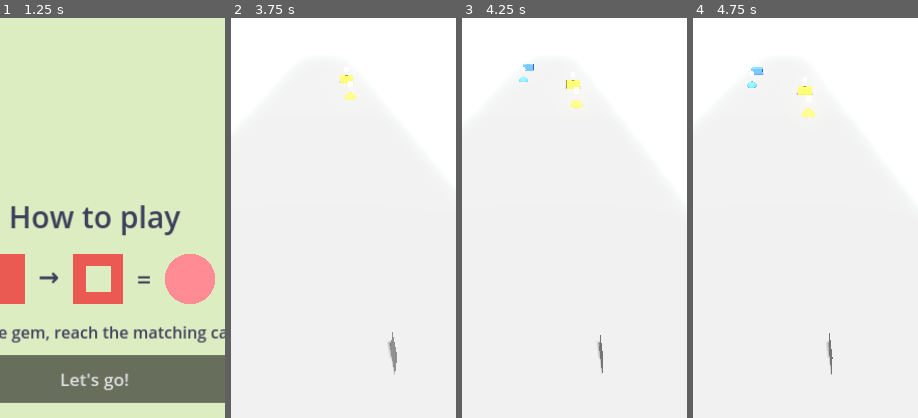
Above: before the commit, frames 1-4 (left to right).
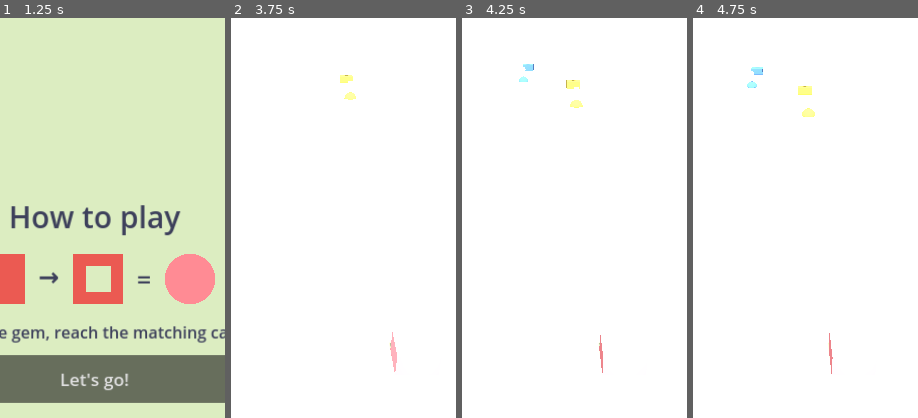
Above: after the commit, the same moments.

Repository: Wrexist/Runner
Game: Godot game, scene res://scenes/Main.tscn
Two runs of this game, one before a commit and one after it. Both use one fixed random seed, a clock stepped at 60 frames per second and the inputs below.
Inputs (mouse positions are % of the whole screen's width and height, from its top left):
- Up to frame 1 (1.25 s): click "Play" at 0.5 s
- Up to frame 2 (3.75 s): click "Let's go!" at 1.25 s; click "II" at 2 s; click "Resume" at 2.75 s; tap Enter at 3.5 s; move the mouse to (72, 45) at 3.52 s; hold Right from 3.53 s (still down); click (72, 45) at 3.67 s
- Up to frame 3 (4.25 s): keep holding Right
- Up to frame 4 (4.75 s): release Right at 4.25 s; drag from (30, 55) to (45, 70) at 4.27 s
The pictures show only the part of the screen within x 29-79%, y 15-65%; the shares and areas given below are measured in that part.

Frame 1 is identical in both runs. In frame 2, 0.2% of the frame differs, in the area x 48-74%, y 14-90%; in frame 3, 0.2%; in frame 4, 0.2%.

Commit message:
feat: runtime theme-art loading + charming procedural placeholders
Add core/ThemeModels.gd: a fail-soft loader so dropping a CC0 .glb/.png at a
theme.json asset path "just works" at runtime with no scene edits — closing the
old manual mesh-swap step in Phase 2. Missing art degrades to procedural
placeholders so the game is fun to play with zero downloads.

Wired:
- Player loads player_model (else keeps the placeholder, now tinted a friendly
  themed base color instead of a blank white box; carry shown via the badge).
- Gems/cages load gem_model/cage_model, tinted to the match color (mechanic-
  critical), keeping the color-blind shape badge.
- Trail conga line and the Album show each rescued critter in its own stable,
  distinct color (or real model) — a varied rainbow of friends, not clones.
- SkyRig textures the ground from the theme, or a soft themed color (no more
  stark white slab).

Tests: _test_theme_models (empty/absent paths → null fail-soft; deterministic,
distinct per-critter colors; procedural fallback builds a Node3D). Docs updated
(LAUNCH_PLAN Phase 2 step now automatic, core/themes CLAUDE.md, README, HANDOFF,
CHANGELOG). TESTS: ALL PASS; clean import + boot.

Diff:
--- a/core/Collectible.gd
+++ b/core/Collectible.gd
@@ -23,16 +23,29 @@
 	_apply_color()
 
 func _apply_color() -> void:
-	var mesh := get_node_or_null("MeshInstance3D") as MeshInstance3D
-	if mesh == null:
-		return
-	var mat := StandardMaterial3D.new()
-	mat.albedo_color = _color_from_name(color_name)
+	var col := _color_from_name(color_name)
 	# Cages read as hollow/hazard; gems read as bright/inviting.
 	if kind == "cage":
-		mat.albedo_color = mat.albedo_color.darkened(0.15)
-	mesh.material_override = mat
+		col = col.darkened(0.15)
+	# Prefer the theme's gem/cage model (tinted to the color so the match mechanic
+	# stays legible); fall back to the placeholder primitive. Fail-soft.
+	var model := ThemeModels.instance(ThemeManager.asset("%s_model" % kind))
+	if model:
+		add_child(model)
+		ThemeModels.tint(model, col)
+		var placeholder := get_node_or_null("MeshInstance3D") as MeshInstance3D
+		if placeholder:
+			placeholder.visible = false
+	else:
+		var mesh := get_node_or_null("MeshInstance3D") as MeshInstance3D
+		if mesh:
+			mesh.material_override = _solid(col)
 	_add_symbol_badge()
+
+func _solid(c: Color) -> StandardMaterial3D:
+	var mat := StandardMaterial3D.new()
+	mat.albedo_color = c
+	return mat
 
 ## A white shape floating above the item so the color is also readable as a
 ## SHAPE (color-blind accessibility — see Shapes.gd).
--- a/core/Player.gd
+++ b/core/Player.gd
@@ -17,6 +17,10 @@
 var _swiped_this_touch: bool = false
 const SWIPE_THRESHOLD := 40.0          # pixels before a drag counts as a swipe
 
+## The theme's player model, if one is present (else we keep the placeholder box
+## and tint it by the carried color). Loaded fail-soft via ThemeModels.
+var _model: Node3D = null
+
 # Breadcrumb of recent positions so the rescue Trail can snake behind us.
 var _history: Array[Vector3] = []
 const HISTORY_MAX := 240
@@ -28,8 +32,24 @@
 	current_lane = lanes_count / 2       # integer center lane
 	_target_x = _lane_to_x(current_lane)
 	position.x = _target_x
+	_load_theme_model()
+	_update_carry_visual()   # show the friendly base color immediately on the menu
 	GameCore.run_started.connect(_on_run_started)
 	GameCore.returned_to_menu.connect(_on_run_started)
+
+## Swap in the theme's player model if it exists; otherwise the placeholder box
+## stays (and gets tinted by the carried color). Fail-soft.
+func _load_theme_model() -> void:
+	_model = ThemeModels.instance(ThemeManager.asset("player_model"))
+	if _model:
+		add_child(_model)
+		var placeholder := get_node_or_null("MeshInstance3D") as MeshInstance3D
+		if placeholder:
+			placeholder.visible = false
+
+## The node to lean on a turn: the real model if present, else the placeholder.
+func _body() -> Node3D:
+	return _model if _model else get_node_or_null("MeshInstance3D") as Node3D
 
 func _on_run_started() -> void:
 	current_lane = lanes_count / 2
@@ -52,7 +72,7 @@
 func _lean(dir: int) -> void:
 	if bool(SaveManager.settings.get("reduce_motion", false)):
 		return
-	var mesh := get_node_or_null("MeshInstance3D") as Node3D
+	var mesh := _body()
 	if mesh == null:
 		return
 	var t := create_tween().set_trans(Tween.TRANS_SINE)
@@ -113,13 +133,17 @@
 ## Show what color/shape the player is carrying — without this the core decision
 ## ("do I have the right color for the cage ahead?") is invisible and unmakeable.
 func _update_carry_visual() -> void:
-	var mesh := get_node_or_null("MeshInstance3D") as MeshInstance3D
-	if mesh:
-		if carried_color == "":
-			mesh.material_override = null
-		else:
+	# With a real model we leave its own materials alone and show the carried
+	# color via the floating badge only (tinting a whole fox green looks wrong).
+	# With the placeholder box, tint the body itself so the carry reads clearly.
+	if _model == null:
+		var mesh := get_node_or_null("MeshInstance3D") as MeshInstance3D
+		if mesh:
 			var mat := StandardMaterial3D.new()
-			mat.albedo_color = ThemeManager.gem_color(carried_color)
+			# Carried color while prepared; a friendly themed base color otherwise
+			# (so the placeholder reads as a character, not a blank white box).
+			mat.albedo_color = ThemeManager.gem_color(carried_color) if carried_color != "" \
+				else ThemeManager.color("accent", Color(0.95, 0.6, 0.62))
 			mesh.material_override = mat
 	_update_carry_badge()
 
--- a/core/SkyRig.gd
+++ b/core/SkyRig.gd
@@ -19,3 +19,20 @@
 		env.glow_enabled = true
 		env.glow_intensity = 0.4
 	environment = env
+	_apply_ground()
+
+## Texture the scrolling ground from the theme. With no texture, fall back to a
+## soft themed color so the floor never looks like a stark white slab. Fail-soft.
+func _apply_ground() -> void:
+	var ground := get_parent().get_node_or_null("Ground") as MeshInstance3D
+	if ground == null:
+		return
+	var mat := StandardMaterial3D.new()
+	var tex_path := ThemeManager.asset("ground_texture")
+	var tex: Resource = ResourceLoader.load(tex_path) if ResourceLoader.exists(tex_path) else null
+	if tex is Texture2D:
+		mat.albedo_texture = tex
+		mat.uv1_scale = Vector3(6, 60, 1)   # tile across the long ground plane
+	else:
+		mat.albedo_color = ThemeManager.color("background_bottom", Color(0.4, 0.6, 0.4)).darkened(0.12)
+	ground.material_override = mat
--- /dev/null
+++ b/core/ThemeModels.gd
@@ -0,0 +1,78 @@
+extends RefCounted
+class_name ThemeModels
+## ThemeModels.gd — loads per-theme 3D art and degrades gracefully when it's
+## missing. This is what makes dropping a `.glb` at a `theme.json` asset path
+## "just work" with no scene edits: the gameplay nodes ask here for a visual and
+## get either the real imported model OR a charming procedural placeholder, so
+## the game is fun to play before any art exists AND reskins for free after.
+##
+## FAIL-SOFT by contract: a missing/unimported path returns null (callers keep
+## their placeholder). Never crashes — this is a kids' app that must keep running.
+
+## Instance a model from a res:// path. Accepts an imported scene (.glb) or a raw
+## Mesh resource. Returns a Node3D, or null if the path is empty/absent.
+static func instance(path: String) -> Node3D:
+	if path == "" or not ResourceLoader.exists(path):
+		return null
+	var res: Resource = ResourceLoader.load(path)
+	if res is PackedScene:
+		var n: Node = (res as PackedScene).instantiate()
+		if n is Node3D:
+			return n
+		n.queue_free()
+		return null
+	if res is Mesh:
+		var mi := MeshInstance3D.new()
+		mi.mesh = res
+		return mi
+	return null
+
+## Apply a flat albedo tint to every MeshInstance3D under `root`. Used for gems
+## and cages, which MUST read as a single theme color for the matching mechanic.
+static func tint(root: Node, color: Color) -> void:
+	for mi in _mesh_instances(root):
+		var mat := StandardMaterial3D.new()
+		mat.albedo_color = color
+		mi.material_override = mat
+
+static func _mesh_instances(root: Node) -> Array:
+	var out: Array = []
+	if root is MeshInstance3D:
+		out.append(root)
+	for c in root.get_children():
+		out.append_array(_mesh_instances(c))
+	return out
+
+## A stable, distinct, pleasant color per critter id — so the rescue conga line
+## and the album are a varied rainbow of friends, not identical blobs (even with
+## zero downloaded art). Deterministic: the same id always gets the same hue.
+static func critter_color(id: String) -> Color:
+	var hue := float(absi(hash(id)) % 360) / 360.0
+	return Color.from_hsv(hue, 0.5, 0.95)
+
+## The visual for a rescued critter: its real model if present, else a cute
+## two-blob procedural placeholder colored by `critter_color`.
+static func critter_visual(critter: Dictionary, body_radius: float = 0.28) -> Node3D:
+	var model := instance(str(critter.get("model", "")))
+	if model:
+		return model
+	var id := str(critter.get("id", "critter"))
+	var col := critter_color(id)
+	var root := Node3D.new()
+	root.add_child(_blob(body_radius, col, Vector3.ZERO))
+	# A smaller, lighter "head" gives a friendly silhouette instead of a plain ball.
+	root.add_child(_blob(body_radius * 0.6, col.lightened(0.18),
+		Vector3(0, body_radius * 0.85, 0)))
+	return root
+
+static func _blob(radius: float, color: Color, offset: Vector3) -> MeshInstance3D:
+	var mi := MeshInstance3D.new()
+	var sm := SphereMesh.new()
+	sm.radius = radius
+	sm.height = radius * 2.0
+	mi.mesh = sm
+	mi.position = offset
+	var mat := StandardMaterial3D.new()
+	mat.albedo_color = color
+	mi.material_override = mat
+	return mi
--- a/core/Trail.gd
+++ b/core/Trail.gd
@@ -24,26 +24,26 @@
 			f.queue_free()
 	_followers.clear()
 
-func _on_rescued(_id: String, _total: int) -> void:
+func _on_rescued(id: String, _total: int) -> void:
 	if _followers.size() >= MAX_VISIBLE:
 		return
-	var f := _make_follower()
+	var f := _make_follower(id)
 	add_child(f)
 	if _player:
 		f.global_position = _player.global_position
 	_followers.append(f)
 	Effects.pop(f, 1.6)
 
-func _make_follower() -> Node3D:
-	var n := MeshInstance3D.new()
-	var m := SphereMesh.new()
-	m.radius = 0.28
-	m.height = 0.56
-	n.mesh = m
-	var mat := StandardMaterial3D.new()
-	mat.albedo_color = ThemeManager.color("accent", Color(1.0, 0.55, 0.6))
-	n.material_override = mat
-	return n
+## The follower is the actual rescued critter: its theme model if present, else a
+## cute placeholder colored distinctly per critter id (so the line is varied).
+func _make_follower(id: String) -> Node3D:
+	return ThemeModels.critter_visual(_critter_by_id(id))
+
+func _critter_by_id(id: String) -> Dictionary:
+	for c in ThemeManager.get_val("rescuable_critters", []):
+		if str(c.get("id", "")) == id:
+			return c
+	return {"id": id}
 
 func _process(delta: float) -> void:
 	if _player == null or not _player.has_method("history_point"):
--- a/tests/Tests.gd
+++ b/tests/Tests.gd
@@ -40,6 +40,7 @@
 	_test_parental_gate_cooldown()
 	_test_language_picker()
 	_test_iap_event_handlers()
+	_test_theme_models()
 
 func _test_theme() -> void:
 	_check("theme loaded (lanes present)", ThemeManager.get_val("lanes", -1) != -1)
@@ -351,3 +352,20 @@
 	# Tidy up so later tests / a clean exit aren't affected.
 	IAP._localized_price = ""
 	SaveManager.all_unlocked_iap = false
+
+## The fail-soft theme model loader: missing paths degrade to procedural visuals
+## (so the game looks good with zero art), and critters get distinct stable colors.
+func _test_theme_models() -> void:
+	_check("models: empty path → null", ThemeModels.instance("") == null)
+	_check("models: absent path → null (fail-soft)",
+		ThemeModels.instance("res://themes/forest/models/__nope__.glb") == null)
+	# Distinct, deterministic per-critter colors.
+	_check("models: critter_color is a Color", ThemeModels.critter_color("bunny") is Color)
+	_check("models: critter_color is deterministic",
+		ThemeModels.critter_color("owl") == ThemeModels.critter_color("owl"))
+	_check("models: different critters → different colors",
+		ThemeModels.critter_color("bunny") != ThemeModels.critter_color("deer"))
+	# With no model file, a procedural placeholder critter is built (not null).
+	var v := ThemeModels.critter_visual({"id": "bunny"})
+	_check("models: critter_visual falls back to a Node3D", v is Node3D and v.get_child_count() > 0)
+	v.free()
--- a/ui/UIScreens.gd
+++ b/ui/UIScreens.gd
@@ -374,7 +374,9 @@
 		var swatch := ColorRect.new()
 		swatch.custom_minimum_size = Vector2(80, 80)
 		swatch.size_flags_horizontal = Control.SIZE_SHRINK_CENTER
-		swatch.color = ThemeManager.color("accent", Color(1, 0.55, 0.6)) if unlocked else Color(0.4, 0.4, 0.45)
+		# Each rescued critter shows in its own distinct color (matches the in-run
+		# conga line); locked ones stay a neutral grey.
+		swatch.color = ThemeModels.critter_color(id) if unlocked else Color(0.4, 0.4, 0.45)
 		box.add_child(swatch)
 		var name_label := UIScreens._label(id.capitalize() if unlocked else "?", 26)
 		box.add_child(name_label)
Not shown, changed: CHANGELOG.md
Not shown, changed: README.md
Not shown, changed: core/CLAUDE.md
Not shown, changed: docs/HANDOFF.md
Not shown, changed: docs/LAUNCH_PLAN.md
Not shown, changed: themes/CLAUDE.md
